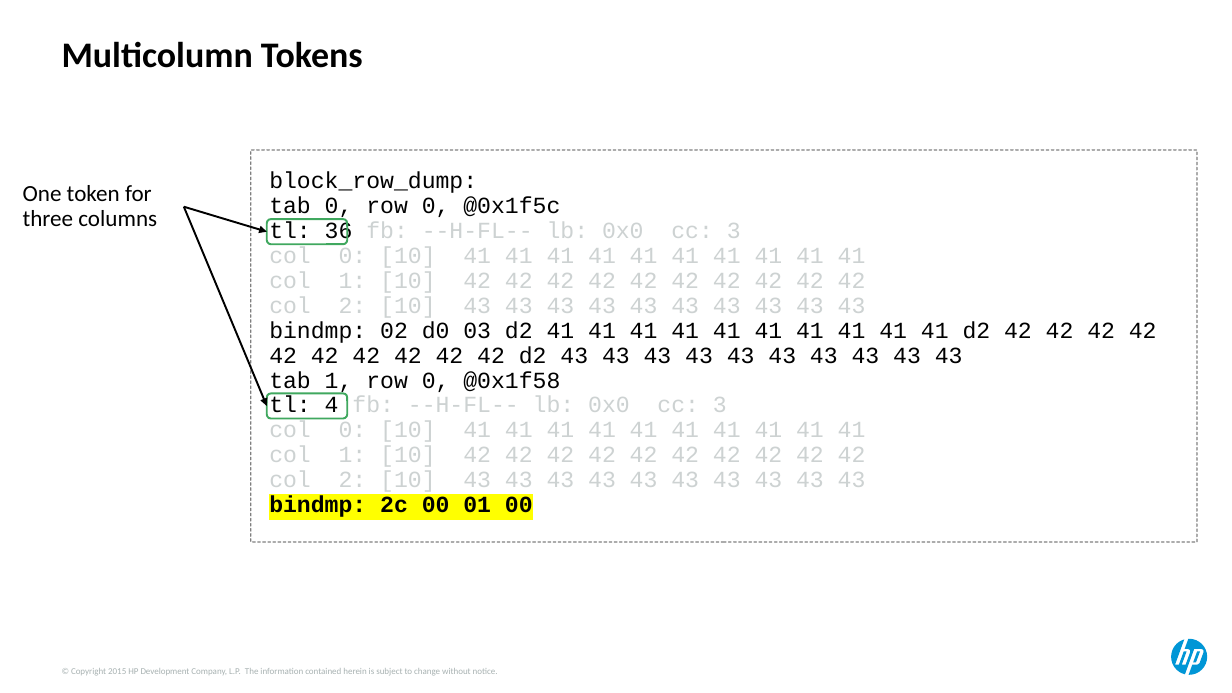
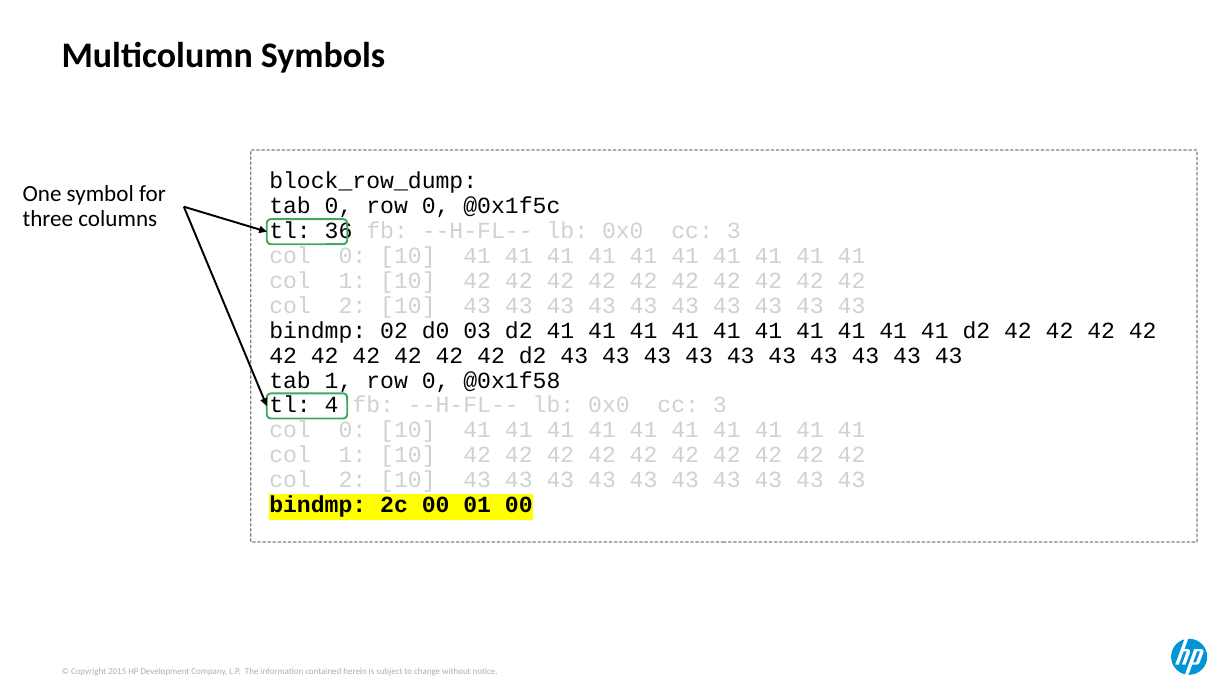
Before and after one commit to Dyland28/HP-Data-Compression, a slide deck: slide 6 of compression_sand_weiss_hotsos_2018.pptx. Drawn at 1232x693 pixels with LibreOffice and Linux fonts; fonts in the diff are those of the drawing. Boxes give left, top, right and bottom in pixels: in the first picture for what was removed or moved away, otherwise in the second. Text is boxed around its words. In the diff, an @@ line names an element or a change of style, - is before the commit and + after.

```diff
--- a/compression_sand_weiss_hotsos_2018.pptx
+++ b/compression_sand_weiss_hotsos_2018.pptx
@@ text at (x1=62, y1=41, x2=385, y2=73): text changed @@
-Multicolumn Tokens
+Multicolumn Symbols
@@ text at (x1=23, y1=185, x2=166, y2=226): text changed @@
-One token for
-three columns
+One symbol for
+three columns
```
Also in this commit, not shown: 5 other slides changed, 1 slide added, 1 slide removed.
